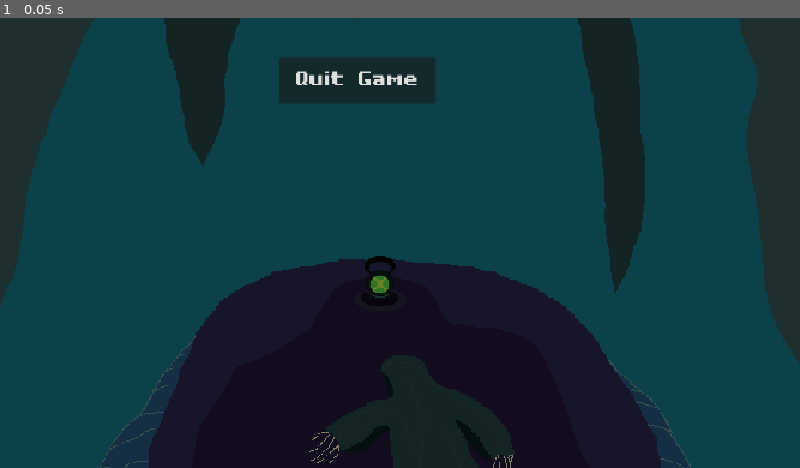
Above: before the commit, frame 1.
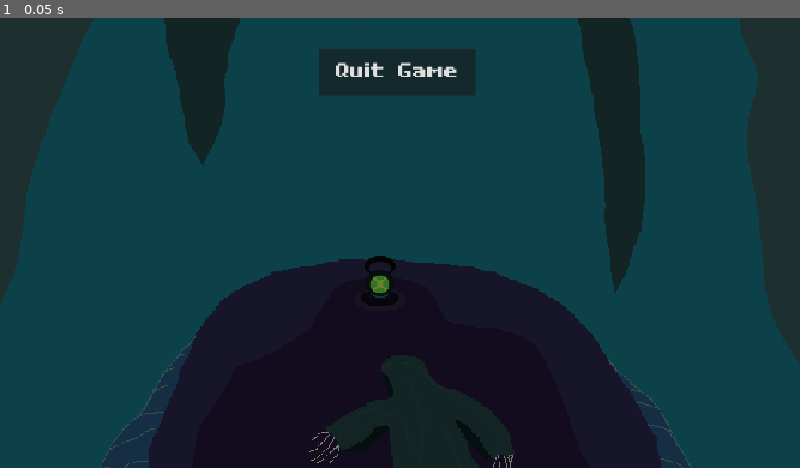
Above: after the commit, the same moment.

Repository: pdues/LD60
Game: Godot game, scene res://scene/Levels/End.tscn
Two runs of this game, one before a commit and one after it. Both use one fixed random seed, a clock stepped at 60 frames per second and the inputs below. This scene is started directly instead of the project's main scene.
Inputs:
- Up to frame 1 (0.05 s): no input

The runs differ from the first frame. In frame 1, 1.8% of the frame differs, in the area x 34-60%, y 6-19%.

Commit message:
jetzt abba

Diff:
--- a/ld-60-game/scene/Levels/End.tscn
+++ b/ld-60-game/scene/Levels/End.tscn
@@ -6,6 +6,7 @@
 
 [node name="Node2D" type="Node2D" unique_id=638555699]
 script = ExtResource("1_008s5")
+metadata/_edit_vertical_guides_ = [961.0, 480.0]
 
 [node name="Sprite2D" type="Sprite2D" parent="." unique_id=199409904]
 modulate = Color(0.59424114, 0.59424114, 0.59424114, 1)
@@ -21,10 +22,10 @@
 
 [node name="quit" type="Button" parent="buttons" unique_id=925183983]
 layout_mode = 0
-offset_left = 335.0
-offset_top = 47.0
-offset_right = 523.0
-offset_bottom = 103.0
+offset_left = 383.0
+offset_top = 37.0
+offset_right = 571.0
+offset_bottom = 93.0
 theme_override_fonts/font = ExtResource("2_008s5")
 theme_override_font_sizes/font_size = 20
 text = "Quit Game"
